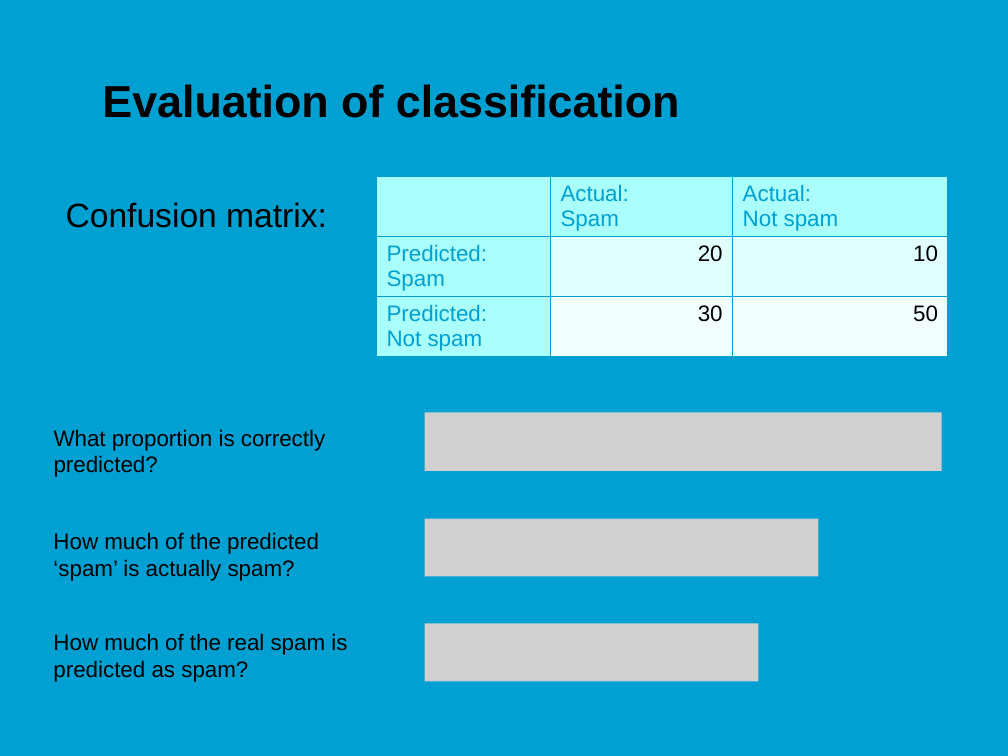
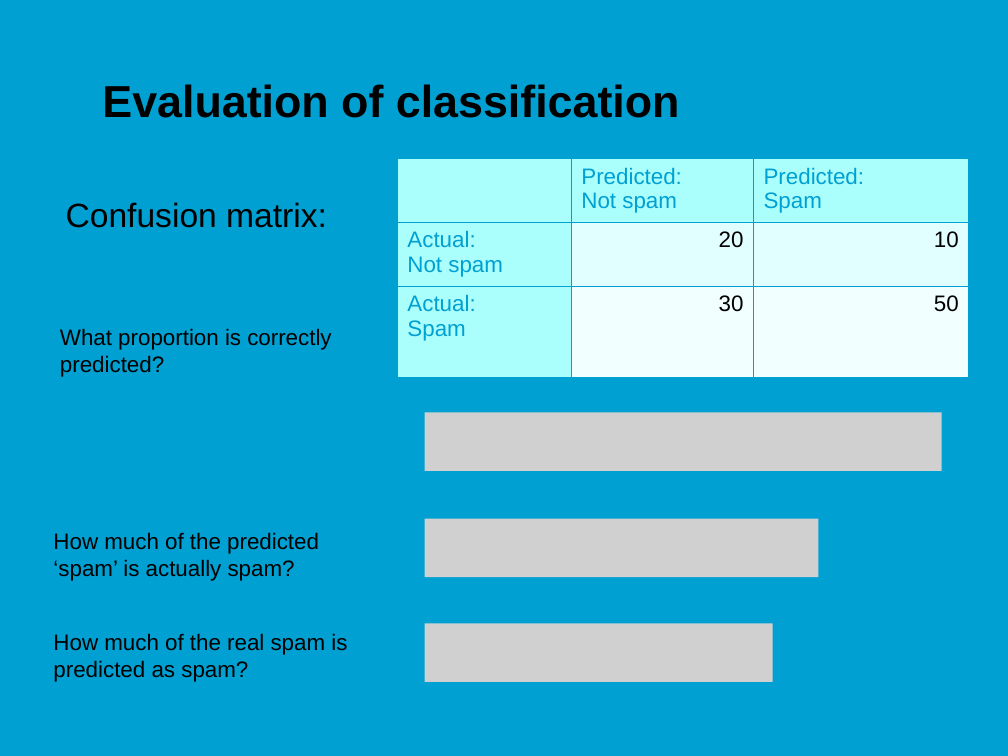
Before and after one commit to jonasmoons/data-driven-learning, a slide deck: slide 7 of slides/ddl-w6l2.pptx. Drawn at 1008x756 pixels with LibreOffice and Linux fonts; fonts in the diff are those of the drawing; grey boxes stand for pictures; background and template pictures are left out. Boxes give left, top, right and bottom in pixels: in the first picture for what was removed or moved away, otherwise in the second. Text is boxed around its words. In the diff, an @@ line names an element or a change of style, - is before the commit and + after.

```diff
--- a/slides/ddl-w6l2.pptx
+++ b/slides/ddl-w6l2.pptx
@@ table at [397,159,970,378] @@
-row 1, column 2: Actual: / Spam
+row 1, column 2: Predicted: / Not spam
-row 1, column 3: Actual: / Not spam
+row 1, column 3: Predicted: / Spam
-row 2, column 1: Predicted: / Spam
+row 2, column 1: Actual: / Not spam
-row 3, column 1: Predicted: / Not spam
+row 3, column 1: Actual: / Spam
@@ table: place and size @@
-table at [377,176,950,368]
+table at [397,159,970,378]
@@ text "What proportion is correctly": place and size @@
-text "What proportion is correctly" at [54,429,325,477]
+text "What proportion is correctly" at [60,328,331,377]
@@ picture: place and size @@
-picture at [424,624,758,681]
+picture at [424,624,772,682]
```
Also in this commit, not shown: 1 other slide changed, 2 other files.
